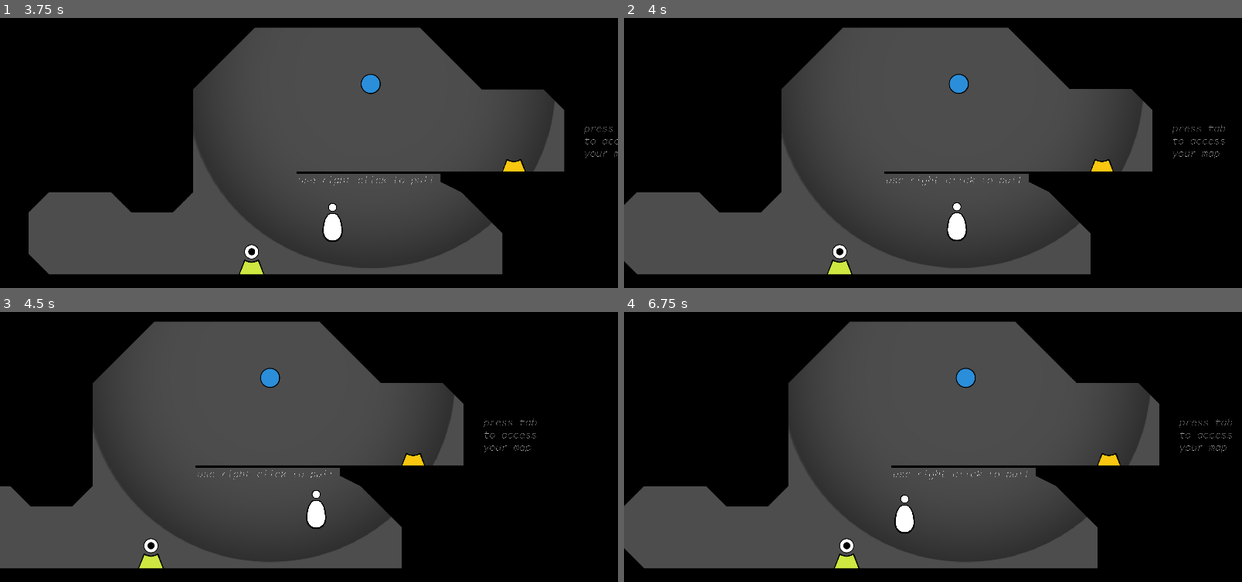
Above: before the commit, frames 1-4 (two rows, left to right).
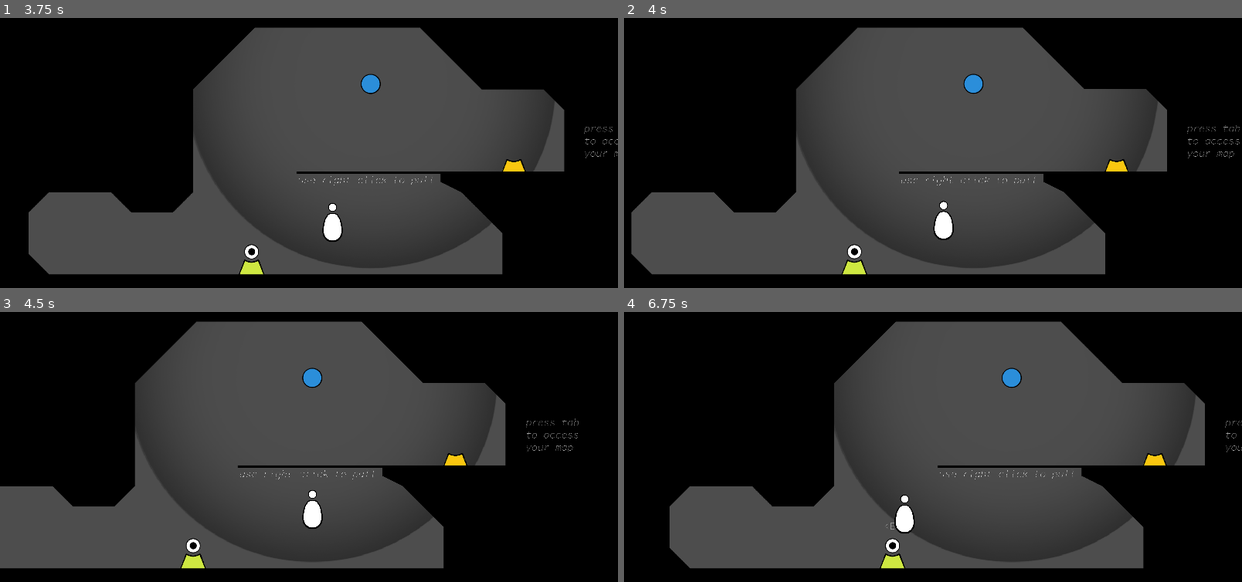
Above: after the commit, the same moments.

Repository: Lukko-Digital/upwell
Game: Godot game, scene res://src/game.tscn
The game is run twice, just before and just after one commit, with the same random seed, the same clock (stepped at 60 frames per second) and the same inputs.
Inputs (mouse positions are in pixels of both pictures, inside the frame that each line leads up to):
- Up to frame 1 (3.75 s): tap Enter every 0.75 s from 0.5 to 3.5 s; move the mouse to (444, 174) at 0.52 s; hold E (interact) 0.53-1.28 s; hold D (right) 0.53-2.03 s; tap Space (jump) at 0.77, 1.07, 1.52, 1.55, 1.82, 3.02, 3.32 s; click (444, 174) at 0.8 s; move the mouse to (185, 209) at 1.27 s; click (185, 209) at 1.35 s; move the mouse to (370, 115) at 2.02 s; hold A (left) 2.03-2.78 s; hold Space (jump) 2.03-2.78 s; tap E (interact) at 2.3, 2.85 s; move the mouse to (278, 261) at 2.77 s; hold D (right) from 2.78 s (still down); click (278, 261) at 3.05 s; move the mouse to (494, 244) at 3.52 s; hold Shift (orbit) from 3.53 s (still down)
- Up to frame 2 (4 s): keep holding D (right); keep holding Shift (orbit); tap Space (jump) at 3.77, 3.8 s
- Up to frame 3 (4.5 s): tap Space (jump) at 4.07 s; tap Enter at 4.25 s; move the mouse to (123, 433) at 4.27 s; release D (right) at 4.28 s; release Shift (orbit) at 4.28 s; hold A (left) from 4.28 s (still down); click (123, 433) at 4.35 s
- Up to frame 4 (6.75 s): tap Space (jump) at 4.52, 4.82, 6.02, 6.05, 6.32 s; tap E (interact) at 4.55 s; move the mouse to (963, 484) at 5.02 s; release A (left) at 5.03 s; hold D (right) 5.03-5.78 s; hold E (interact) 5.03-5.78 s; click (963, 484) at 5.3 s; move the mouse to (840, 398) at 5.77 s; hold A (left) from 5.78 s (still down); click (840, 398) at 5.85 s; move the mouse to (1068, 468) at 6.52 s; hold Space (jump) from 6.53 s (still down)

Frame 1 is identical in both runs. In frame 2, 7.9% of the frame differs, in the area x 0-100%, y 3-96%; in frame 3, 15%; in frame 4, 18%.

Commit message:
rework player with grav component

Diff:
--- a/src/player/player.gd
+++ b/src/player/player.gd
@@ -1,4 +1,4 @@
-extends GravitizedBody
+extends CharacterBody2D
 class_name Player
 
 const PLAYER = {
@@ -26,6 +26,7 @@
 
 @export_group("Node References")
 @export var camera: Camera2D
+@export var grav_component: GravitizedComponent
 @export var clicker_sprite: Sprite2D
 @export var interactable_detector: Area2D
 @export var dialogue_ui: DialogueUI
@@ -36,6 +37,8 @@
 
 # @onready var clicker_scene: PackedScene = preload ("res://src/clicker/clicker.tscn")
 @onready var clicker_scene: PackedScene = preload ("res://src/clicker/physics_clicker.tscn")
+
+var world_gravity = ProjectSettings.get_setting("physics/2d/default_gravity")
 
 var game: Game
 
@@ -90,8 +93,8 @@
 func _physics_process(delta):
 	if in_dialogue or in_map:
 		return
-	var gravity_state: GravityState = handle_artificial_gravity(delta)
-	handle_world_gravity(delta, gravity_state, PLAYER.MAX_FALL_SPEED)
+	var gravity_state: GravitizedComponent.GravityState = handle_artificial_gravity(delta)
+	handle_world_gravity(delta, gravity_state)
 	handle_movement(delta, gravity_state)
 	move_and_slide()
 	handle_coyote_timing(gravity_state)
@@ -136,18 +139,31 @@
 			PLAYER.PEEK_RETURN_SPEED * delta
 		)
 
+## ------------------------------ GRAVITY ------------------------------
+
+func handle_artificial_gravity(delta) -> GravitizedComponent.GravityState:
+	var active_ag = grav_component.check_active_ag()
+	var gravity_state = grav_component.determine_gravity_state(active_ag)
+	if gravity_state != GravitizedComponent.GravityState.NONE:
+		var new_vel = grav_component.calculate_gravitized_velocity(
+			active_ag, gravity_state, velocity, delta
+		)
+		velocity = new_vel
+	return gravity_state
+
+func handle_world_gravity(delta: float, gravity_state: GravitizedComponent.GravityState):
+	if gravity_state == GravitizedComponent.GravityState.ORBIT:
+		return
+	if not is_on_floor():
+		velocity.y = move_toward(velocity.y, PLAYER.MAX_FALL_SPEED, world_gravity * delta)
+
 ## ------------------------------ MOVEMENT ------------------------------
 
-func handle_artificial_gravity(delta) -> GravityState:
-	if not has_clicker:
-		return GravityState.NONE
-	return super(delta)
-
-func handle_movement(delta: float, gravity_state: GravityState):
+func handle_movement(delta: float, gravity_state: GravitizedComponent.GravityState):
 	var speed_coef = 1.0
-	if gravity_state == GravityState.ORBIT:
+	if gravity_state == GravitizedComponent.GravityState.ORBIT:
 		speed_coef = PLAYER.ORBIT_STRAFE_SLOWDOWN
-	elif gravity_state == GravityState.PUSHPULL:
+	elif gravity_state == GravitizedComponent.GravityState.PUSHPULL:
 		speed_coef = PLAYER.PUSHPULL_STRAFE_SLOWDOWN
 
 	var top_speed = PLAYER.SPEED * speed_coef
@@ -155,7 +171,7 @@
 
 	# Disable airborne decel upon boosting until touching the floor or
 	# changing direction in air.
-	if gravity_state == GravityState.BOOST:
+	if gravity_state == GravitizedComponent.GravityState.BOOST:
 		disable_airborne_decel = true
 	elif is_on_floor() or horizontal_direction != previous_horizontal_direction:
 		disable_airborne_decel = false
@@ -167,7 +183,9 @@
 		# movement, accelerate player towards direction of movement, this
 		# includes accelerating towards zero movement.
 		if input_direction == 0 and (
-			disable_airborne_decel or gravity_state in [GravityState.ORBIT, GravityState.PUSHPULL]
+			disable_airborne_decel or gravity_state in [
+				GravitizedComponent.GravityState.ORBIT, GravitizedComponent.GravityState.PUSHPULL
+			]
 		):
 			# If there is no player input, and airborne decel is disabled from
 			# boosting or the player is currently in an orbit or pushpull,
@@ -182,17 +200,17 @@
 # ----------------------------- JUMP -----------------------------
 
 ## Should be called after [move_and_slide] in [_physics_process]
-func handle_coyote_timing(gravity_state: GravityState):
+func handle_coyote_timing(gravity_state: GravitizedComponent.GravityState):
 	var currently_grounded = is_on_floor()
 	if (
 		previously_grounded and
 		not currently_grounded and
 		not jumping and
-		gravity_state == GravityState.NONE
+		gravity_state == GravitizedComponent.GravityState.NONE
 	):
 		coyote_timer.start(PLAYER.COYOTE_TIME)
 
-	if currently_grounded or gravity_state != GravityState.NONE:
+	if currently_grounded or gravity_state != GravitizedComponent.GravityState.NONE:
 		jumping = false
 	if not jump_buffer_timer.is_stopped() and currently_grounded:
 		jump()
--- a/src/player/player.tscn
+++ b/src/player/player.tscn
@@ -1,17 +1,19 @@
-[gd_scene load_steps=6 format=3 uid="uid://tfy83b2uc6hh"]
+[gd_scene load_steps=7 format=3 uid="uid://tfy83b2uc6hh"]
 
 [ext_resource type="Script" path="res://src/player/player.gd" id="1_lbj7m"]
 [ext_resource type="PackedScene" uid="uid://br8qm13yce4pr" path="res://src/dialogue/dialogue_ui.tscn" id="2_cft6f"]
 [ext_resource type="Texture2D" uid="uid://dw7s1u2h3q230" path="res://assets/mvp2_assets/player.png" id="3_u0vu5"]
 [ext_resource type="PackedScene" uid="uid://d1ev75jm17q8w" path="res://src/clicker/clicker_sprite.tscn" id="4_wfmfs"]
+[ext_resource type="Script" path="res://src/abstract_base_classes/gravitized_component.gd" id="4_wg5r1"]
 
 [sub_resource type="CapsuleShape2D" id="CapsuleShape2D_erpsl"]
 radius = 68.2904
 height = 273.162
 
-[node name="Player" type="CharacterBody2D" node_paths=PackedStringArray("clicker_sprite", "interactable_detector", "dialogue_ui", "coyote_timer", "jump_buffer_timer", "min_jump_timer", "throw_arc_line", "gravity_detector")]
+[node name="Player" type="CharacterBody2D" node_paths=PackedStringArray("grav_component", "clicker_sprite", "interactable_detector", "dialogue_ui", "coyote_timer", "jump_buffer_timer", "min_jump_timer", "throw_arc_line")]
 collision_layer = 2
 script = ExtResource("1_lbj7m")
+grav_component = NodePath("GravitizedComponent")
 clicker_sprite = NodePath("ClickerSprite")
 interactable_detector = NodePath("DetectionAreas/InteractableDetector")
 dialogue_ui = NodePath("DialogueUi")
@@ -19,7 +21,6 @@
 jump_buffer_timer = NodePath("Timers/JumpBufferTimer")
 min_jump_timer = NodePath("Timers/MinimumJumpTimer")
 throw_arc_line = NodePath("ThrowArc")
-gravity_detector = NodePath("DetectionAreas/GravityDetector")
 
 [node name="PlayerSprite" type="Sprite2D" parent="."]
 scale = Vector2(0.904217, 0.904217)
@@ -31,6 +32,10 @@
 [node name="CollisionShape2D2" type="CollisionShape2D" parent="."]
 scale = Vector2(0.893244, 0.893244)
 shape = SubResource("CapsuleShape2D_erpsl")
+
+[node name="GravitizedComponent" type="Node2D" parent="." node_paths=PackedStringArray("gravity_detector")]
+script = ExtResource("4_wg5r1")
+gravity_detector = NodePath("../DetectionAreas/GravityDetector")
 
 [node name="DetectionAreas" type="Node2D" parent="."]
 
